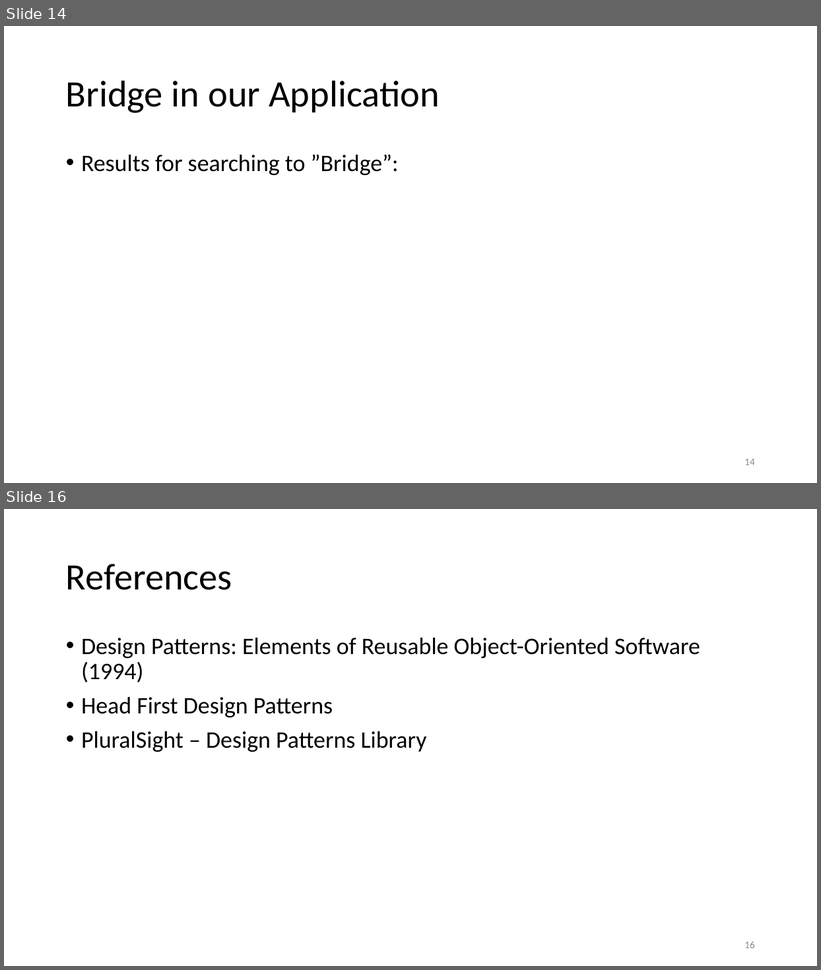
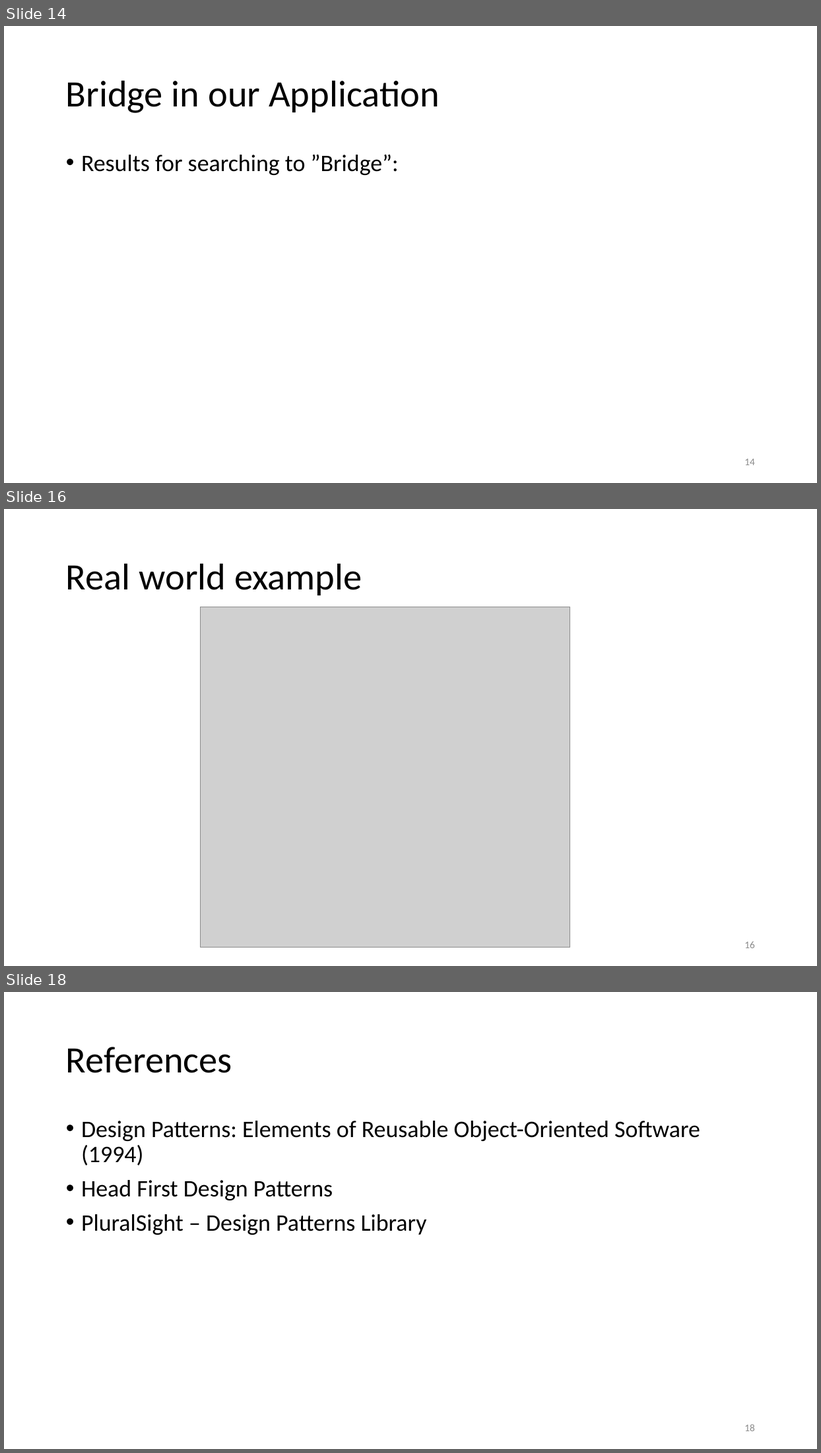
Before and after one commit to esziger/design_patterns, a slide deck: DP02_Bridge_Pattern.pptx. Shown one above the other, each under a label of ours: slides 14 and 16 before the commit, slides 14, 16 and 18 after it; the slides between them are not shown. The pictures are 821x970 and 821x1453 pixels, drawn with LibreOffice and Linux fonts; fonts in the diff are those of the drawing; grey boxes stand for pictures. Boxes give left, top, right and bottom in pixels: in the first picture for what was removed or moved away, otherwise in the second. Text is boxed around its words. In the diff, an @@ line names an element or a change of style, - is before the commit and + after.

```diff
--- a/DP02_Bridge_Pattern.pptx
+++ b/DP02_Bridge_Pattern.pptx
@@ slide 16 added at (4,509,817,966), background #FFFFFF @@
@@ title added at (66,563,362,595), 44 pt, text #000000 @@
+Real world example
@@ picture added at (201,607,570,948) @@
@@ page number added at (745,941,755,949), 12 pt, text #8C8C8C @@
+16
@@ what was slide 16 is now slide 18 @@
@@ page number at (745,1424,755,1432): text changed @@
-16
+18
```
Also in this commit, not shown: 2 other slides added, 1 slide removed.
